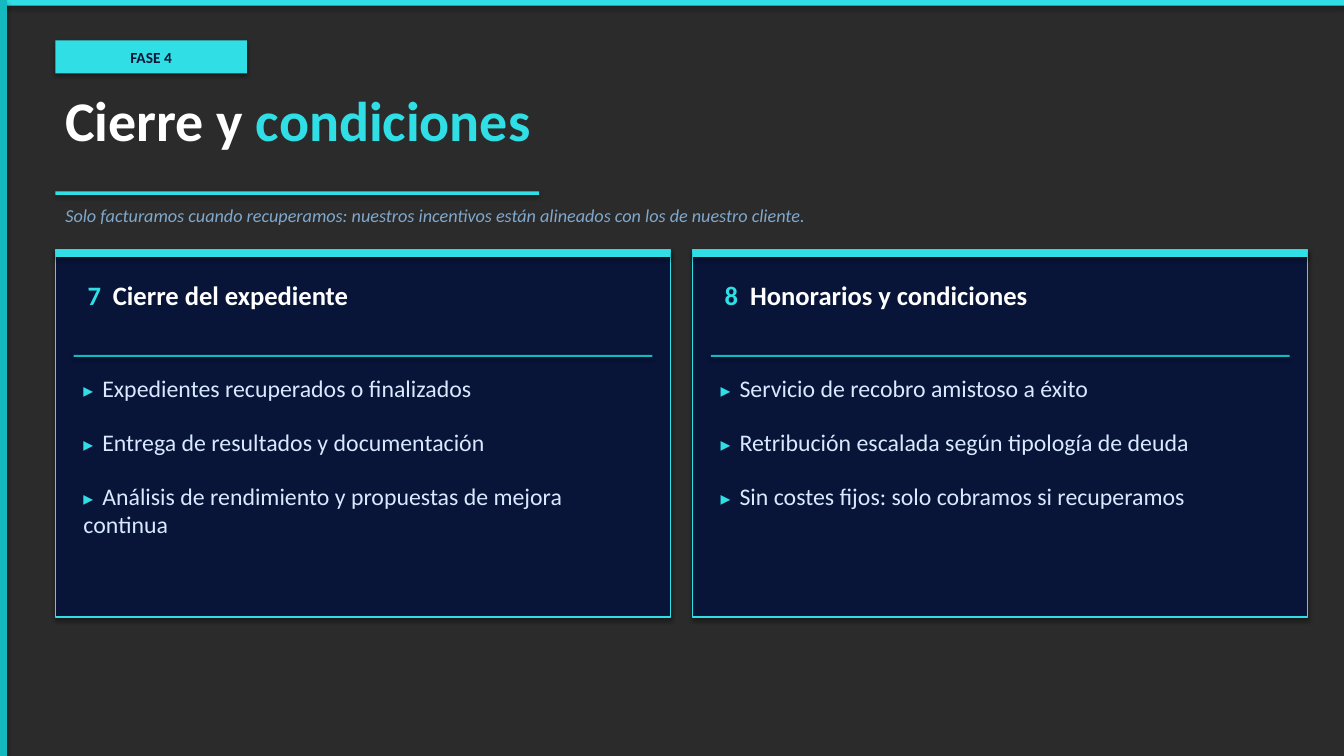
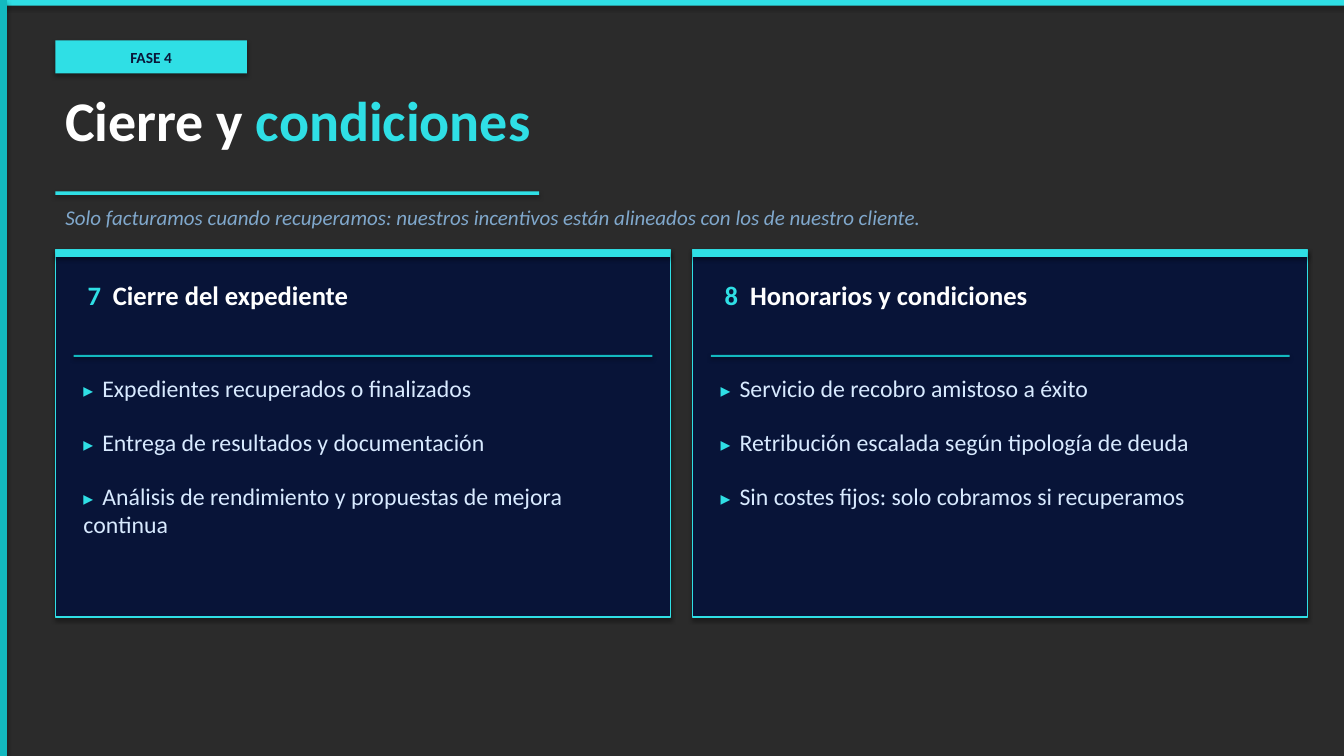
Before and after one commit to alejandroas010/alepixel-web, a slide deck: slide 5 of sendacredit_propuesta.pptx. Drawn at 1344x756 pixels with LibreOffice and Linux fonts; fonts in the diff are those of the drawing; background and template pictures are left out; a plain dark background stands for a picture behind light text. Boxes give left, top, right and bottom in pixels: in the first picture for what was removed or moved away, otherwise in the second. Text is boxed around its words. In the diff, an @@ line names an element or a change of style, - is before the commit and + after.

```diff
--- a/sendacredit_propuesta.pptx
+++ b/sendacredit_propuesta.pptx
@@ text "Solo facturamos cuando recuperamos: nuestros ..." at (65, 210, 920, 229): size 13 to 15 pt @@
```
Also in this commit, not shown: 5 other slides changed, 2 other files.
